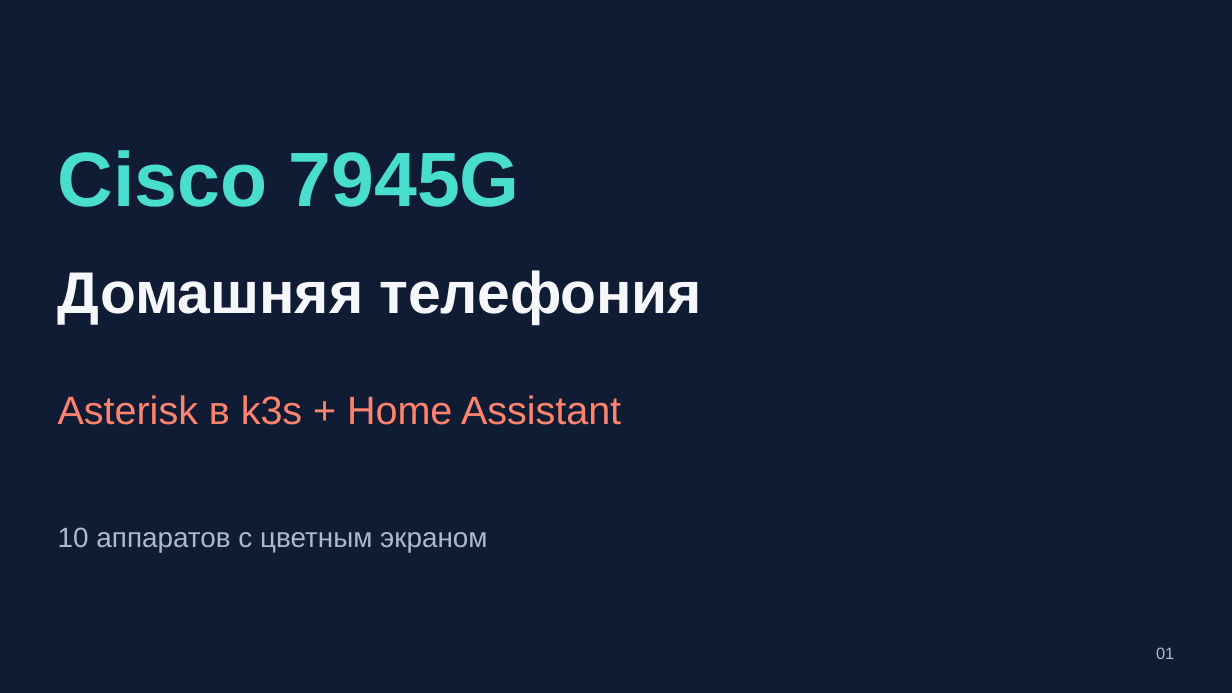
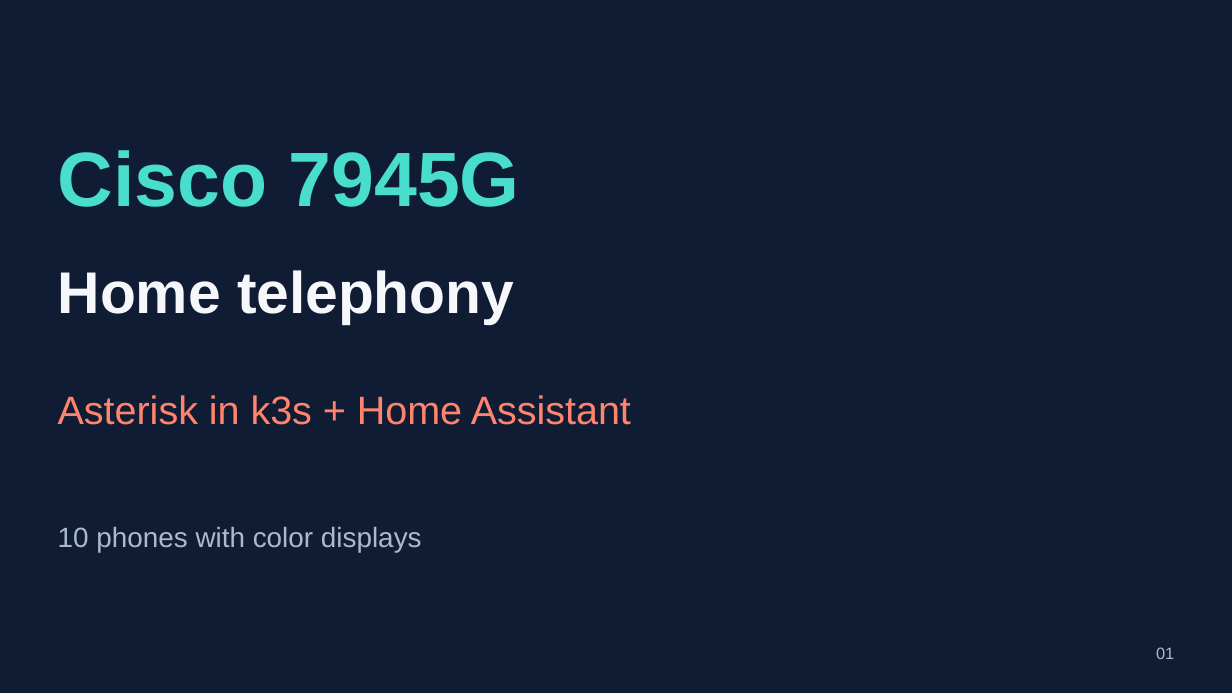
Before and after one commit to 4alvit/cisco-home-telephony, a slide deck: slide 1 of docs/slides/cisco-home-telephony.pptx. Drawn at 1232x693 pixels with LibreOffice and Linux fonts; fonts in the diff are those of the drawing. Boxes give left, top, right and bottom in pixels: in the first picture for what was removed or moved away, otherwise in the second. Text is boxed around its words. In the diff, an @@ line names an element or a change of style, - is before the commit and + after.

```diff
--- a/docs/slides/cisco-home-telephony.pptx
+++ b/docs/slides/cisco-home-telephony.pptx
@@ text at bbox=[58, 270, 514, 325]: text changed @@
-Домашняя телефония
+Home telephony
@@ text at bbox=[58, 395, 631, 425]: text changed @@
-Asterisk в k3s + Home Assistant
+Asterisk in k3s + Home Assistant
@@ text at bbox=[58, 527, 422, 552]: text changed @@
-10 аппаратов с цветным экраном
+10 phones with color displays
```
Also in this commit, not shown: 12 other slides changed, 1 slide added, 1 slide removed, 22 other files.
